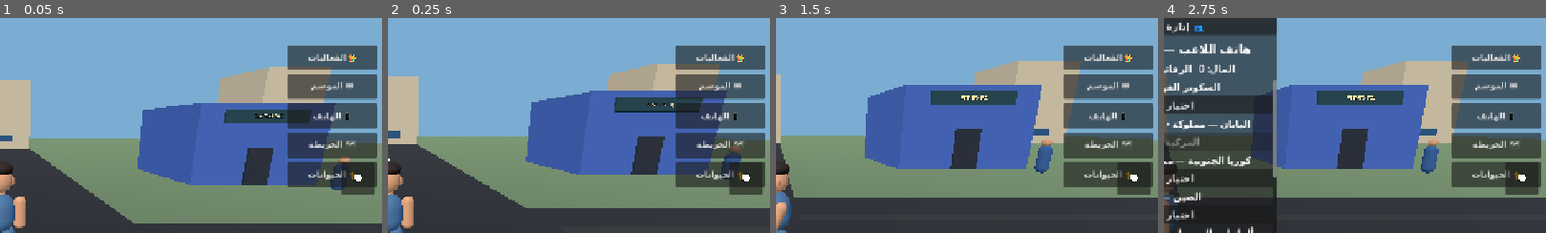
Above: before the commit, frames 1-4 (left to right).
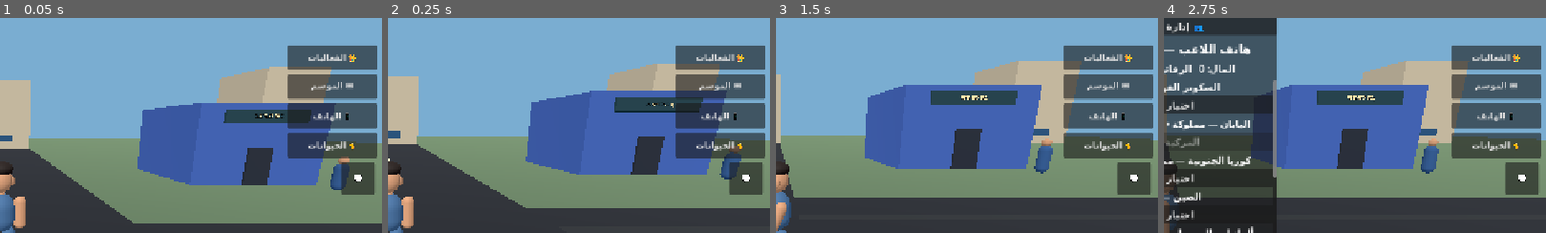
Above: after the commit, the same moments.

Repository: gamalalaraby1988-dotcom/King-Egypt-
Game: Godot game, scene res://scenes/main.tscn
Two runs of this game, one before a commit and one after it. Both use one fixed random seed, a clock stepped at 60 frames per second and the inputs below.
Inputs (mouse positions are % of the whole screen's width and height, from its top left):
- Up to frame 1 (0.05 s): no input
- Up to frame 2 (0.25 s): no input
- Up to frame 3 (1.5 s): tap Enter at 0.5 s; move the mouse to (72, 45) at 0.52 s; hold D (move_right) 0.53-1.25 s; hold Shift (sprint) 0.53-1.25 s; click (72, 45) at 0.67 s; drag from (30, 55) to (45, 70) at 1.27 s
- Up to frame 4 (2.75 s): click "ذهب: 0 +" at 2 s
The pictures show only the part of the screen within x 50-100%, y 11-61%; the shares and areas given below are measured in that part.

The runs differ from the first frame. In frame 1, 3.0% of the frame differs, in the area x 75-99%, y 56-79%; in frame 2, 3.0%; in frame 3, 3.0%; in frame 4, 3.0%.

Commit message:
Remove retired map entry and button from city HUD

Diff:
--- a/scripts/city_hud.gd
+++ b/scripts/city_hud.gd
@@ -141,7 +141,6 @@
 	"events": ["مركز الفعاليات", "الفعاليات المخطط لها: مهرجان الحيوانات لمدة 7 أيام، حفلات اللاعبين، وتحديات المدينة. ستظهر مواعيد الفعاليات ومؤقتاتها ومكافآتها عند تفعيل نظام الفعاليات المتصل."],
 	"pass": ["تذكرة الموسم", "تذكرة شهرية بجوائز رئيسية متتابعة: شخصية، ثم زي، ثم مركبة، ثم حيوان أليف. تفاصيل الموسم ومكافآته تُعرض عند تفعيل نظام المواسم."],
 	"phone": ["هاتف اللاعب", "متجر المركبات وإدارة المركبة المختارة."],
-	"map": ["خريطة المدينة", "استكشف مناطق المدينة واتبع اللافتات الإرشادية للوصول إلى الأماكن والمباني."],
 	"social": ["الأصدقاء والتواصل", "ابحث عن صديق باستخدام رمز اللاعب الفريد، أو اضغط على شخصية لاعب لعرض قائمة التفاعل."],
 	"group": ["مجموعتي", "مجموعة صغيرة من أربعة لاعبين كحد أقصى: قائد وثلاثة أعضاء."],
 	"chat": ["المحادثة", "افتح محادثة مجموعتك للتواصل مع أعضائها. الرسائل بين الأجهزة تحتاج اتصال الخادم."],
@@ -234,7 +233,6 @@
 	_make_button(right, "👑 الفعاليات", "events")
 	_make_button(right, "🎟 الموسم", "pass")
 	_make_button(right, "📱 الهاتف", "phone")
-	_make_button(right, "🗺 الخريطة", "map")
 	_make_button(right, "🐈 الحيوانات", "pets")
 
 	var bottom := HBoxContainer.new()
@@ -356,13 +354,6 @@
 		if is_instance_valid(daily) and is_instance_valid(daily.get("root_panel")):
 			daily.root_panel.visible = true
 			popup_body.text += "\nتم فتح لوحة الأنشطة اليومية الموجودة في اللعبة."
-	if section == "map":
-		var city_map := main_scene.get_node_or_null("CityMapHUD/CityMap") if is_instance_valid(main_scene) else null
-		if is_instance_valid(city_map):
-			for method_name in ["open_map", "show_map", "toggle_map", "_toggle_map"]:
-				if city_map.has_method(method_name):
-					city_map.call(method_name)
-					break
 	popup.visible = true
 
 func _open_friends_phone_panel() -> void:
